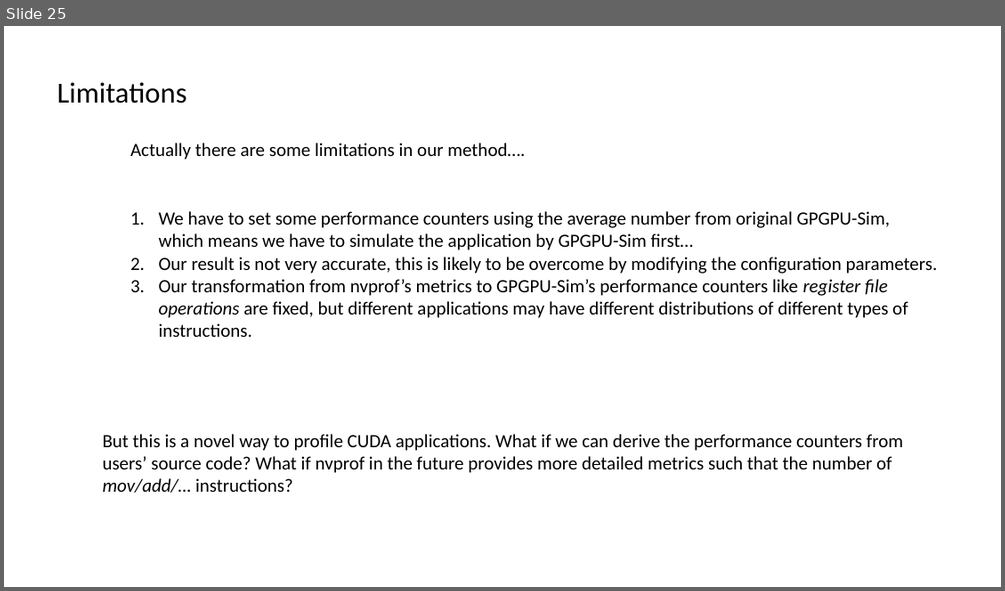
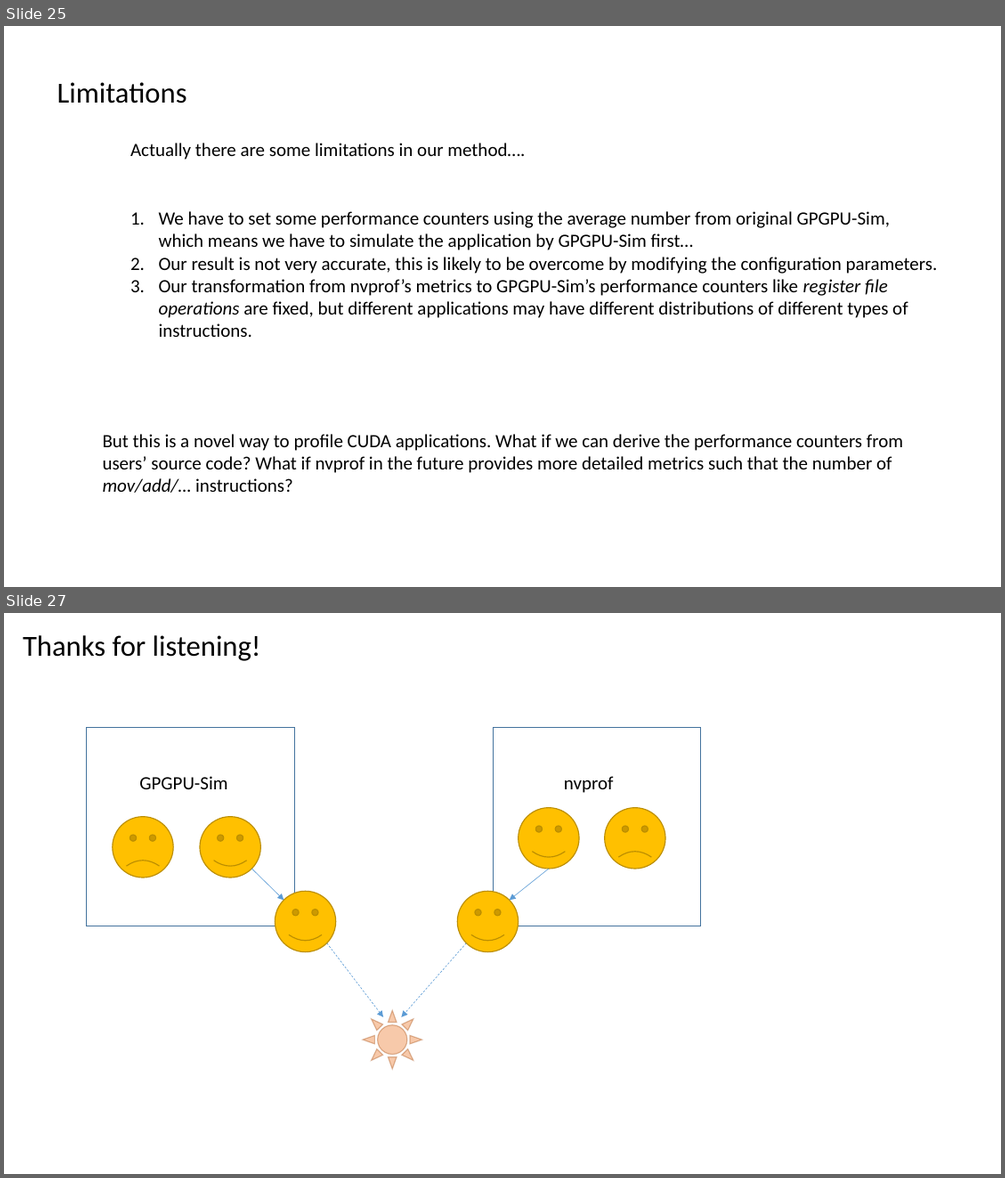
Before and after one commit to shenzongyi1997/GPU_learning, a slide deck: presentation/Shen Zongyi.pptx. Shown one above the other, each under a label of ours: slide 25 before the commit, slides 25 and 27 after it; the slides between them are not shown. The pictures are 1005x591 and 1005x1178 pixels, drawn with LibreOffice and Linux fonts; fonts in the diff are those of the drawing. Boxes give left, top, right and bottom in pixels: in the first picture for what was removed or moved away, otherwise in the second. Text is boxed around its words. In the diff, an @@ line names an element or a change of style, - is before the commit and + after.

```diff
--- a/presentation/Shen Zongyi.pptx
+++ b/presentation/Shen Zongyi.pptx
@@ slide 27 added at (4, 613, 1001, 1174), background #FFFFFF @@
@@ text added at (23, 635, 261, 661), 28 pt, text #000000 @@
+Thanks for listening!
@@ rectangle added at (87, 728, 295, 925), outline #43739E 1 pt @@
@@ rectangle added at (493, 728, 701, 925), outline #43739E 1 pt @@
@@ text added at (139, 776, 227, 789), 18 pt, text #000000 @@
+GPGPU-Sim
@@ text added at (564, 776, 614, 793), 18 pt, text #000000 @@
+nvprof
@@ smiley face added at (113, 817, 173, 877), fill #FFC000, outline #BD8E00 1 pt @@
@@ smiley face added at (200, 817, 260, 877), fill #FFC000, outline #BD8E00 1 pt @@
@@ smiley face added at (518, 807, 579, 868), fill #FFC000, outline #BD8E00 1 pt @@
@@ smiley face added at (605, 807, 665, 868), fill #FFC000, outline #BD8E00 1 pt @@
@@ arrow added from (251, 868) to (283, 900), #5B9BD5 0.5 pt @@
@@ arrow added from (549, 868) to (510, 900), #5B9BD5 0.5 pt @@
@@ smiley face added at (275, 892, 335, 952), fill #FFC000, outline #BD8E00 1 pt @@
@@ smiley face added at (457, 892, 518, 952), fill #FFC000, outline #BD8E00 1 pt @@
@@ arrow added from (327, 943) to (383, 1017), #5B9BD5 0.5 pt dashed @@
@@ arrow added from (466, 943) to (401, 1017), #5B9BD5 0.5 pt dashed @@
@@ sun added at (363, 1010, 422, 1069), fill #ED7D31 at 41% opacity, outline #AF5C24 1 pt @@
```
Also in this commit, not shown: 14 slides changed.
